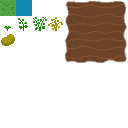
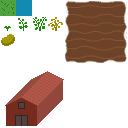
Layer changes from the first 128 × 128 image to the second:
added layer "barn" above "tato" over [5, 71, 64, 126]
